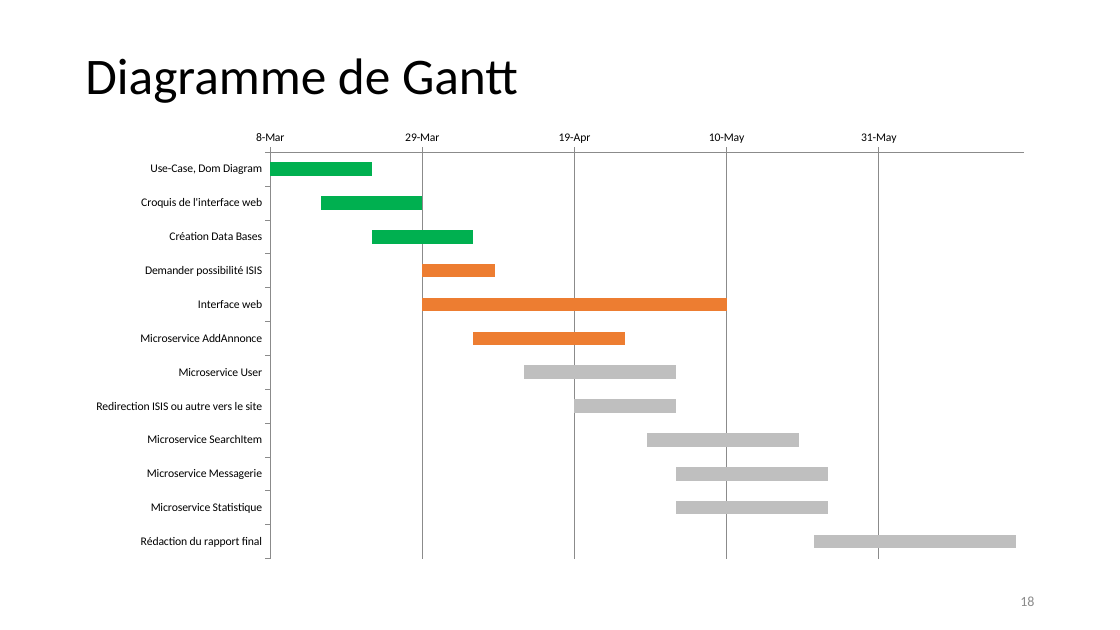
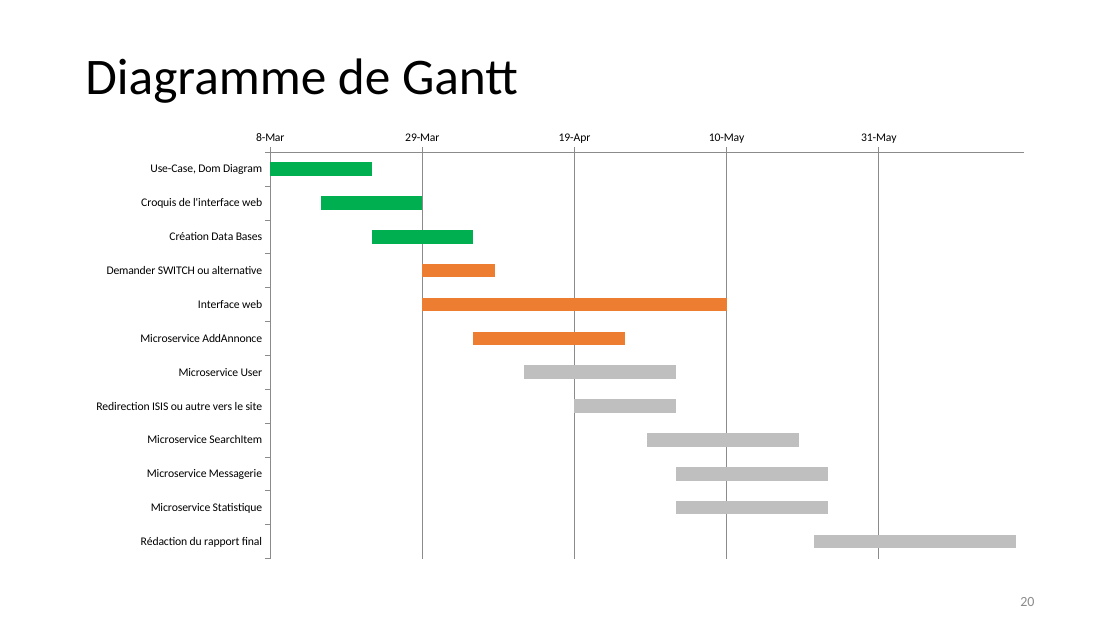
Before and after one commit to unige-pinfo-2019/PInfo1, a slide deck: slide 20 of Docs/UNIbay_DeskPitchFinal.pptx (slide 18 before the commit). Drawn at 1120x630 pixels with LibreOffice and Linux fonts; fonts in the diff are those of the drawing. Boxes give left, top, right and bottom in pixels: in the first picture for what was removed or moved away, otherwise in the second. Text is boxed around its words. In the diff, an @@ line names an element or a change of style, - is before the commit and + after.

Commit message:
Final

```diff
--- a/Docs/UNIbay_DeskPitchFinal.pptx
+++ b/Docs/UNIbay_DeskPitchFinal.pptx
@@ bar stacked chart at <box>77,122,1044,568</box> @@
-categories: Use-Case, Dom Diagram, Croquis de l'interface web, Création Data Bases, Demander possibilité ISIS, Interface web, Microservice AddAnnonce, Microservice User, Redirection ISIS ou autre vers le site, Microservice SearchItem, Microservice Messagerie, Microservice Statistique, Rédaction du rapport final
+categories: Use-Case, Dom Diagram, Croquis de l'interface web, Création Data Bases, Demander SWITCH ou alternative, Interface web, Microservice AddAnnonce, Microservice User, Redirection ISIS ou autre vers le site, Microservice SearchItem, Microservice Messagerie, Microservice Statistique, Rédaction du rapport final
@@ page number at <box>1020,597,1034,606</box>: text changed @@
-18
+20
```
Also in this commit, not shown: 10 other slides changed, 1 slide added, 1 slide removed.
